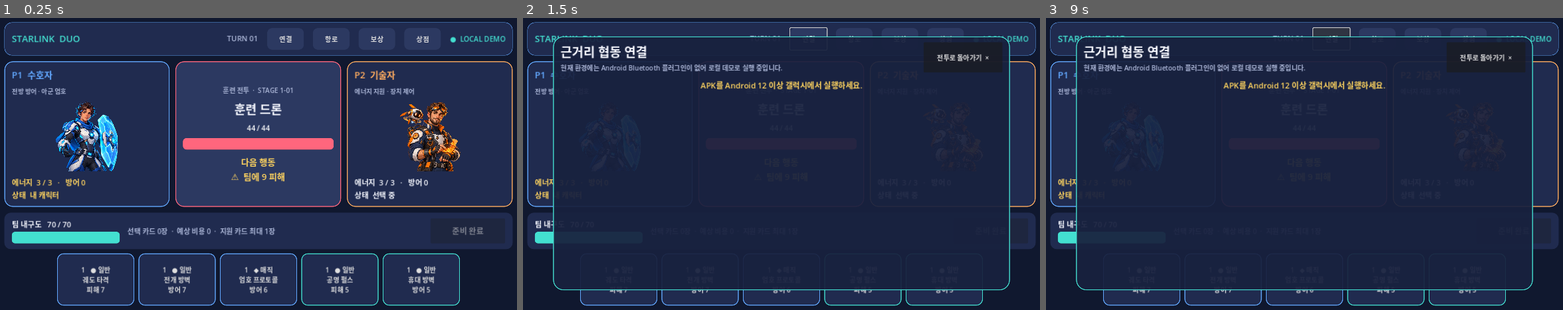
Above: before the commit, frames 1-3 (left to right).
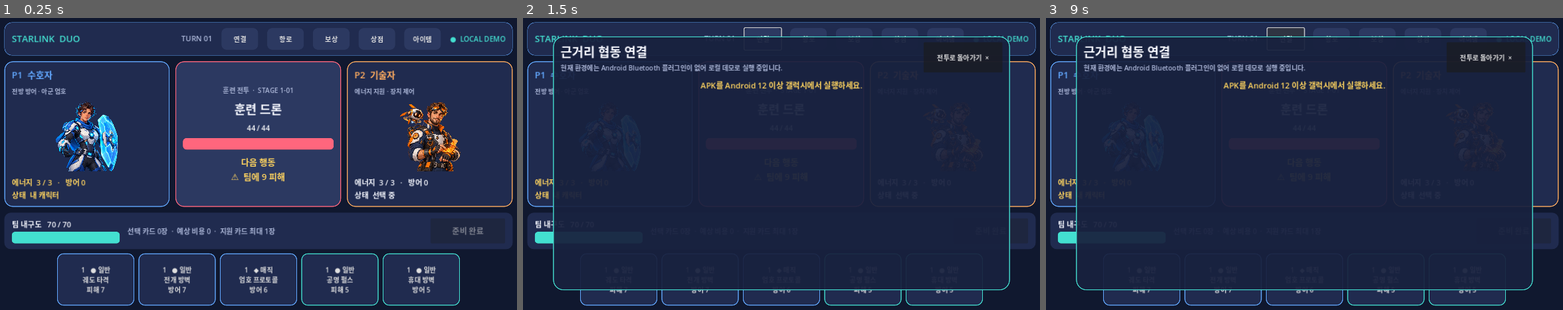
Above: after the commit, the same moments.

Repository: wjdals988/starlinkduo
Game: Godot game, scene res://src/ui/main.tscn
Two runs of this game, one before a commit and one after it. Both use one fixed random seed, a clock stepped at 60 frames per second and the inputs below.
Inputs (mouse positions are in pixels of both pictures, inside the frame that each line leads up to):
- Up to frame 1 (0.25 s): no input
- Up to frame 2 (1.5 s): click "연결" at 0.5 s; click "항로" at 1.25 s
- Up to frame 3 (9 s): click "보상" at 2 s; click "상점" at 2.75 s; click (1469, 38) at 3.5 s, where only the run after the commit has a clickable "아이템"; click "1 ● 일반 궤도 타격 피해 7" at 4.25 s; click "1 ● 일반 전개 방벽 방어 7" at 5 s; click "1 ◆ 매직 엄호 프로토콜 방어 6" at 5.75 s; click "1 ● 일반 공명 펄스 피해 5" at 6.5 s; click "1 ● 일반 휴대 방벽 방어 5" at 7.25 s; click "전투로 돌아가기 ×" at 8 s; click "연결" at 8.75 s

The runs differ from the first frame. In frame 1, 0.3% of the frame differs, in the area x 35-84%, y 5-9%; in frame 2, 0.1%; in frame 3, 0.3%, in the area x 35-84%, y 3-7%.

Commit message:
feat: activate synchronized combat consumables

Diff:
--- a/src/core/combat_engine.gd
+++ b/src/core/combat_engine.gd
@@ -82,6 +82,62 @@
 	state.players[slot].ready = true
 	return {"ok": true, "state_hash": StateHasher.hash_snapshot(state.to_snapshot())}
 
+func use_consumable(state: CombatState, run: RunState, slot: int, item_index: int, content: Dictionary) -> Dictionary:
+	if state.phase != CombatState.Phase.PLANNING:
+		return _error("not_planning")
+	if slot < 0 or slot >= state.players.size() or item_index < 0 or item_index >= run.consumables[slot].size():
+		return _error("invalid_consumable")
+	var item_id := String(run.consumables[slot][item_index])
+	var item: Dictionary = {}
+	for candidate in content.consumables:
+		if String(candidate.id) == item_id:
+			item = candidate
+			break
+	if item.is_empty():
+		return _error("unknown_consumable")
+	var player: CombatantState = state.players[slot]
+	var value := int(item.value)
+	var summary := ""
+	match String(item.effect):
+		"block":
+			player.block += value
+			summary = "방어 +%d" % value
+		"energy":
+			player.energy += value
+			summary = "에너지 +%d" % value
+		"heal":
+			var before := state.team_health
+			state.team_health = mini(state.team_max_health, state.team_health + value)
+			summary = "팀 내구도 +%d" % (state.team_health - before)
+		"damage":
+			var living := _living_enemies(state)
+			if living.is_empty():
+				return _error("no_enemy")
+			living[0].health = maxi(0, living[0].health - value)
+			summary = "적에게 %d 피해" % value
+			if _living_enemies(state).is_empty():
+				state.phase = CombatState.Phase.WON
+		"draw":
+			_draw_to_hand(player, player.hand.size() + value)
+			summary = "카드 %d장 드로우" % value
+		"duplicate":
+			if player.hand.is_empty():
+				return _error("empty_hand")
+			player.hand.append(player.hand[0])
+			summary = "첫 손패 1장 임시 복제"
+		"escape":
+			player.block += 20
+			summary = "회피 방벽 +20"
+		"upgrade":
+			player.max_energy += value
+			player.energy += value
+			summary = "이번 전투 최대 에너지 +%d" % value
+		_:
+			return _error("unsupported_consumable")
+	run.consumables[slot].remove_at(item_index)
+	state.event_log.append({"type": "consumable_used", "slot": slot, "item_id": item_id})
+	return {"ok": true, "item_id": item_id, "name": String(item.name), "summary": summary}
+
 func resolve_if_ready(state: CombatState) -> Dictionary:
 	if state.plans.size() != state.players.size():
 		return _error("players_not_ready")
--- a/src/network/cooperative_session.gd
+++ b/src/network/cooperative_session.gd
@@ -73,6 +73,19 @@
 		return _error("guest_slot_forbidden")
 	return {"ok": _send("event_choice", {"slot": slot, "choice": choice_index})}
 
+func use_consumable(slot: int, item_index: int) -> Dictionary:
+	if role == Role.HOST:
+		if run_coordinator == null or engine == null or combat_state == null:
+			return _error("host_state_missing")
+		var result := run_coordinator.use_consumable(combat_state, slot, item_index, engine)
+		if result.ok:
+			_publish_snapshot("consumable_used")
+			_publish_run_snapshot("consumable_used")
+		return result
+	if slot != 1:
+		return _error("guest_slot_forbidden")
+	return {"ok": _send("use_consumable", {"slot": slot, "index": item_index})}
+
 func replace_combat_state(next_state: CombatState) -> void:
 	combat_state = next_state
 	if role == Role.HOST:
@@ -108,6 +121,16 @@
 
 func _handle_host_message(message_type: String, payload: Dictionary) -> void:
 	match message_type:
+		"use_consumable":
+			if run_coordinator == null or int(payload.get("slot", -1)) != 1:
+				_send_rejection("guest_consumable_forbidden")
+				return
+			var item_result := run_coordinator.use_consumable(combat_state, 1, int(payload.get("index", -1)), engine)
+			if not item_result.ok:
+				_send_rejection(item_result.error)
+				return
+			_publish_snapshot("consumable_used")
+			_publish_run_snapshot("consumable_used")
 		"event_choice":
 			if run_coordinator == null or int(payload.get("slot", -1)) != 1:
 				_send_rejection("guest_event_forbidden")
--- a/src/run/run_coordinator.gd
+++ b/src/run/run_coordinator.gd
@@ -77,6 +77,14 @@
 	run.consumables[player_slot].append(String(entry.id))
 	checkpoint("consumable_purchase")
 	return true
+
+func use_consumable(combat: CombatState, player_slot: int, item_index: int, engine: CombatEngine) -> Dictionary:
+	if not _valid_slot(player_slot):
+		return {"ok": false, "error": "invalid_slot"}
+	var result := engine.use_consumable(combat, run, player_slot, item_index, RunContentCatalog.build())
+	if result.ok:
+		checkpoint("consumable_used")
+	return result
 
 func choose_route(player_slot: int, node_id: String) -> Dictionary:
 	if not _valid_slot(player_slot):
--- a/src/run/run_state.gd
+++ b/src/run/run_state.gd
@@ -71,7 +71,10 @@
 	result.relics.assign(snapshot.relics)
 	result.consumables.assign(snapshot.consumables)
 	result.map = _normalize_json_numbers(snapshot.map)
-	result.pending_routes = _normalize_json_numbers(snapshot.get("pending_routes", {}))
+	result.pending_routes.clear()
+	var restored_routes: Dictionary = snapshot.get("pending_routes", {})
+	for slot_key in restored_routes:
+		result.pending_routes[int(slot_key)] = String(restored_routes[slot_key])
 	result.pending_card_rewards.assign(snapshot.get("pending_card_rewards", [false, false]))
 	result.shop_open.assign(snapshot.get("shop_open", [false, false]))
 	result.pending_event = _normalize_json_numbers(snapshot.get("pending_event", {}))
--- a/src/ui/main.gd
+++ b/src/ui/main.gd
@@ -120,7 +120,7 @@
 	turn_label.add_theme_color_override("font_color", COLOR_MUTED)
 	row.add_child(turn_label)
 
-	for item in [["연결", _show_connection], ["항로", _show_map], ["보상", _show_reward], ["상점", _show_shop]]:
+	for item in [["연결", _show_connection], ["항로", _show_map], ["보상", _show_reward], ["상점", _show_shop], ["아이템", _show_consumables]]:
 		var navigation := Button.new()
 		navigation.text = item[0]
 		navigation.custom_minimum_size = Vector2(88, 42)
@@ -419,6 +419,9 @@
 	if was_event_pending and not run_coordinator.run.last_event_result.is_empty():
 		_show_route_result("이벤트 해결", String(run_coordinator.run.last_event_result.summary))
 		return
+	if overlay.visible and overlay_title.text == "소비 아이템":
+		_show_consumables()
+		return
 	if overlay.visible and overlay_title.text.begins_with("항로 선택"):
 		_show_map()
 
@@ -675,6 +678,50 @@
 	services.add_theme_color_override("font_color", COLOR_MUTED)
 	overlay_content.add_child(services)
 
+func _show_consumables() -> void:
+	_clear_overlay()
+	overlay_title.text = "소비 아이템"
+	if not active_route_combat or state.phase != CombatState.Phase.PLANNING:
+		overlay_subtitle.text = "소비 아이템은 항로 전투의 행동 선택 단계에서만 사용할 수 있습니다."
+		_add_connection_notice("P%d 소지품 %d / 3" % [local_slot + 1, run_coordinator.run.consumables[local_slot].size()], COLOR_MUTED)
+		return
+	overlay_subtitle.text = "P%d 소지품 %d / 3 · 사용 즉시 소모되고 체크포인트에 저장됩니다." % [local_slot + 1, run_coordinator.run.consumables[local_slot].size()]
+	if run_coordinator.run.consumables[local_slot].is_empty():
+		_add_connection_notice("사용 가능한 소비 아이템이 없습니다.", COLOR_MUTED)
+		return
+	var content := RunContentCatalog.build()
+	for item_index in run_coordinator.run.consumables[local_slot].size():
+		var item_id := String(run_coordinator.run.consumables[local_slot][item_index])
+		for item in content.consumables:
+			if String(item.id) == item_id:
+				_add_connection_action("%s\n%s" % [item.name, _consumable_effect_text(item)], _use_consumable.bind(item_index), COLOR_ORANGE)
+				break
+
+func _use_consumable(item_index: int) -> void:
+	var is_guest := cooperative_session != null and cooperative_session.role == CooperativeSession.Role.GUEST
+	var result := cooperative_session.use_consumable(local_slot, item_index) if cooperative_session != null else run_coordinator.use_consumable(state, local_slot, item_index, engine)
+	if not result.ok:
+		overlay_subtitle.text = "아이템을 사용할 수 없습니다: %s" % result.get("error", "unknown")
+		return
+	if is_guest:
+		overlay_subtitle.text = "호스트의 사용 판정을 기다리는 중입니다."
+		return
+	_show_consumables()
+	overlay_subtitle.text = "%s 사용 · %s" % [result.name, result.summary]
+	_refresh()
+
+func _consumable_effect_text(item: Dictionary) -> String:
+	return {
+		"block": "이번 턴 방어 +%d" % int(item.value),
+		"energy": "이번 턴 에너지 +%d" % int(item.value),
+		"heal": "팀 내구도 +%d" % int(item.value),
+		"damage": "적에게 %d 피해" % int(item.value),
+		"draw": "카드 %d장 드로우" % int(item.value),
+		"duplicate": "첫 손패 1장 임시 복제",
+		"escape": "회피 방벽 +20",
+		"upgrade": "이번 전투 최대 에너지 +%d" % int(item.value),
+	}.get(String(item.effect), String(item.effect))
+
 func _buy_shop_card(entry: Dictionary) -> void:
 	if run_coordinator.buy_card(local_slot, entry):
 		_show_shop()
--- a/tests/run_all.gd
+++ b/tests/run_all.gd
@@ -22,8 +22,9 @@
 	_test_run_combat_completion_gate()
 	_test_boss_and_run_completion_flow()
 	_test_collaborative_event_resolution()
+	_test_consumable_effects_and_sync()
 	if failures.is_empty():
-		print("PASS: 19 core, content, run, event, boss, encounter, route, save, economy, protocol, and transport tests")
+		print("PASS: 20 core, content, run, item, event, boss, encounter, route, save, economy, protocol, and transport tests")
 		quit(0)
 	else:
 		for failure in failures:
@@ -141,11 +142,17 @@
 	original.stage = 2
 	original.step = 4
 	original.gold[0] = 143
+	var selected_step: Dictionary = original.map.stages[1].steps[4]
+	if selected_step.kind == "parallel":
+		original.pending_routes = {0: selected_step.lanes[0].options[0].id, 1: selected_step.lanes[1].options[0].id}
 	_expect(store.save(original, "test_checkpoint") == OK, "run checkpoint saves")
 	var restored := store.load_active()
 	_expect(restored != null, "saved run loads")
 	if restored != null:
 		_expect(restored.to_snapshot() == original.to_snapshot(), "run save round trip preserves state")
+		var restored_coordinator := RunCoordinator.new(FullCardCatalog.build(), store)
+		restored_coordinator.run = restored
+		_expect(restored.pending_routes.has(0) and restored.pending_routes.has(1) and restored_coordinator.selected_route_types().size() == 2, "restored route keys remain playable integer slots")
 	store.clear()
 
 func _test_run_coordinator_economy() -> void:
@@ -226,6 +233,11 @@
 	_expect(host.submit_event_choice(0, 0).ready, "host vote resolves two-player event")
 	guest.poll()
 	_expect(received_runs[-1].pending_event.is_empty() and received_runs[-1].last_event_result.outcome == "compromise", "guest receives resolved event result in run snapshot")
+	run.consumables[1].append("consumable_01")
+	_expect(guest.use_consumable(1, 0).ok, "guest sends consumable intent without mutating combat directly")
+	host.poll()
+	guest.poll()
+	_expect(run.consumables[1].is_empty() and host.combat_state.players[1].block == 12, "host applies and consumes guest item authoritatively")
 	host_store.clear()
 
 func _test_session_rejects_stale_sequence() -> void:
@@ -365,6 +377,22 @@
 	_expect(run.step == 1 and run.gold == [108, 108] and run.pending_event.is_empty(), "resolved event rewards both players and advances once")
 	store.clear()
 
+func _test_consumable_effects_and_sync() -> void:
+	var store := RunSaveStore.new("user://consumable_test.json")
+	store.clear()
+	var catalog := FullCardCatalog.build()
+	var coordinator := RunCoordinator.new(catalog, store)
+	var content := RunContentCatalog.build()
+	for item in content.consumables:
+		var run := coordinator.start_new(9000 + int(String(item.id).trim_prefix("consumable_")))
+		run.consumables[0] = [String(item.id)]
+		var engine := CombatEngine.new(catalog)
+		var combat := engine.create_run_combat(run, ["combat"], content)
+		var result := coordinator.use_consumable(combat, 0, 0, engine)
+		_expect(result.ok and run.consumables[0].is_empty(), "%s applies once and is consumed" % item.id)
+	_expect(not coordinator.use_consumable(CombatEngine.new(catalog).create_demo_combat(), 0, 0, CombatEngine.new(catalog)).ok, "missing consumable is rejected")
+	store.clear()
+
 func _expect(condition: bool, label: String) -> void:
 	if not condition:
 		failures.append("FAIL: %s" % label)
Binary file added: artifacts/emulator-5556-consumable-combat.png
Binary file added: artifacts/emulator-5556-consumable-used.png
Not shown, changed: CHANGELOG.md
